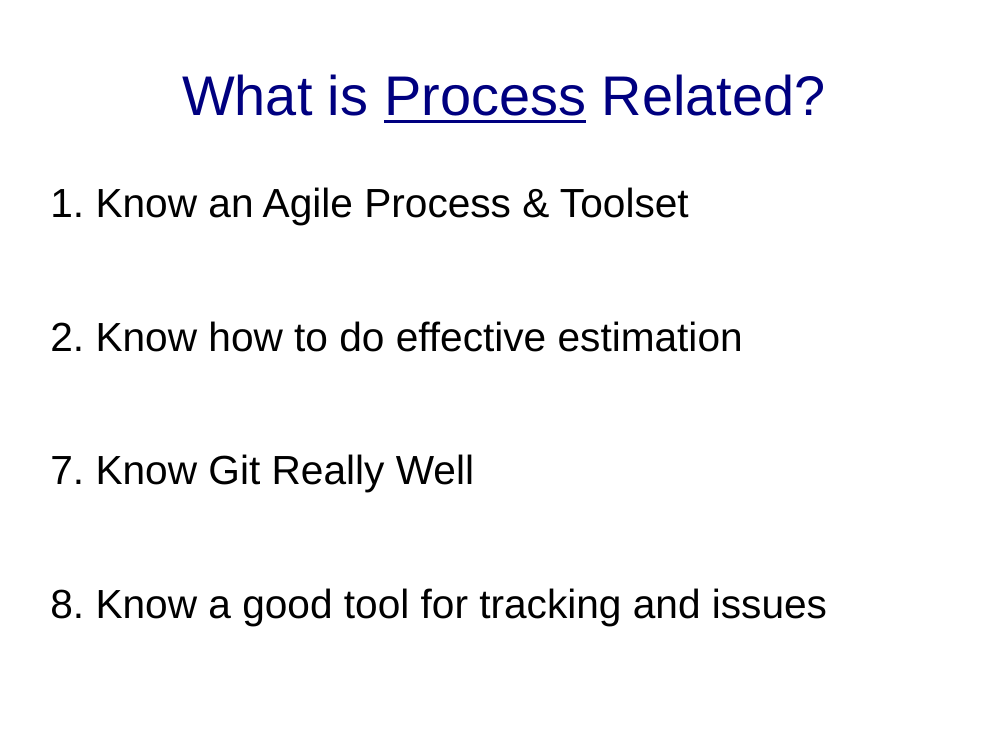
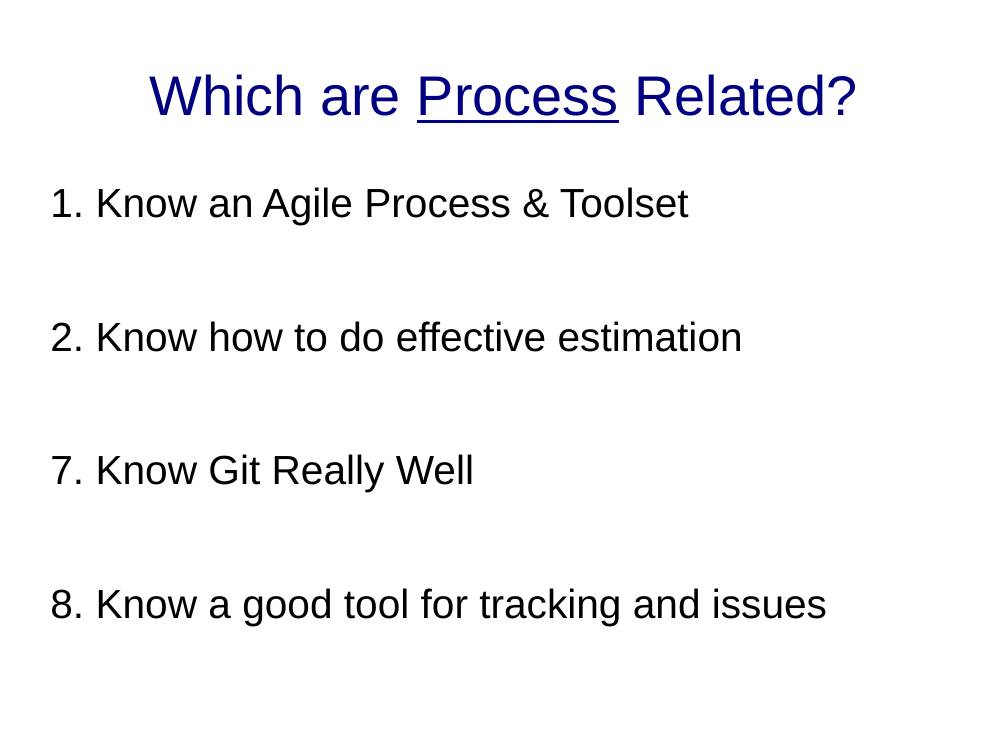
Before and after one commit to cpske/ISP, a slide deck: slide 11 of intro/Jomzap-Recommendations.odp. Drawn at 1008x756 pixels with LibreOffice and Linux fonts; fonts in the diff are those of the drawing. Boxes give left, top, right and bottom in pixels: in the first picture for what was removed or moved away, otherwise in the second. Text is boxed around its words. In the diff, an @@ line names an element or a change of style, - is before the commit and + after.

```diff
--- a/intro/Jomzap-Recommendations.odp
+++ b/intro/Jomzap-Recommendations.odp
@@ title at <box>150,74,858,123</box>: text changed @@
-What is Process Related?
+Which are Process Related?
```
Also in this commit, not shown: 1 other slide changed, 7 other files.
